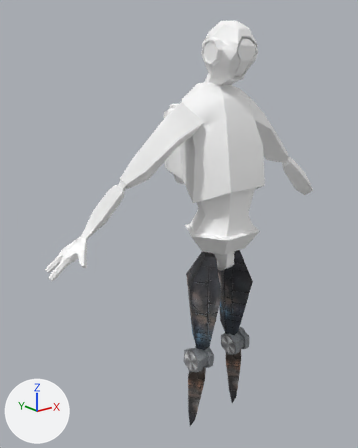
One commit to the FBX model Assets/Woody/full_robo.fbx: the scene before it, then after it.
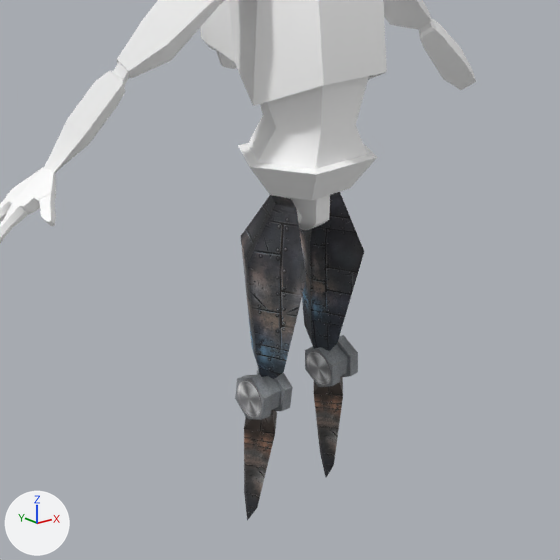
There are two pictures of each version: one whole from a camera (50 mm lens) standing at (-0.0594, -0.0623, 0.0684) and looking at (-0.0059, 0.0045, 0.0417), one close up on the part from 16% to 100% of the width and 33% to 100% of the height. The axes (+X, +Y, +Z) are drawn at lower left. The lights are the same throughout. Where no turn or scale is listed for an object, it has been applied to the vertices.

Before the edit, the objects in view are built like this:
```python
me_mesh_001 = bpy.data.meshes.new('Mesh.001')
me_mesh_001.from_pydata(...)  # 36 vertices, 32 faces; spans x -0.242..0.242, y -0.223..0.225, z -0.057..0.325
me_mesh_001.materials.append(mat_knee)  # picture img_knee_texture_png
me_mesh_003 = bpy.data.meshes.new('Mesh.003')
me_mesh_003.from_pydata(...)  # 16 vertices, 14 faces; spans x -0.0026..0.0031, y -0.0043..0.0056, z -0.0135..0.0061
me_mesh_003.materials.append(mat_lthigh)  # picture img_l_thigh_png
me_mesh_004 = bpy.data.meshes.new('Mesh.004')
me_mesh_004.from_pydata(...)  # 36 vertices, 32 faces; spans x -0.245..0.242, y -0.216..0.216, z -0.057..0.325
me_mesh_004.materials.append(mat_knee)  # picture img_knee_texture_png
ob_pcylinder3 = bpy.data.objects.new('pCylinder3', me_mesh_003)
ob_pcylinder3.location = (0.0037, -0.0008, 0.0308)
ob_pcylinder5 = bpy.data.objects.new('pCylinder5', me_mesh_001)
ob_pcylinder5.location = (0.0034, -0.0002, 0.016)
ob_pcylinder5.rotation_euler = (1.129, 1.432, 1.131)  # degrees (65, 82, 65)
ob_pcylinder5.scale = (0.01, 0.01, 0.01)
ob_pcylinder8 = bpy.data.objects.new('pCylinder8', me_mesh_004)
ob_pcylinder8.location = (-0.0064, -0.0003, 0.0162)
ob_pcylinder8.rotation_euler = (-2.025, -1.455, -1.119)  # degrees (-116, -83, -64)
ob_pcylinder8.scale = (0.01, 0.01, 0.01)
# also in view: 'pCylinder7' at (-0.0043, -0.0002, 0.027); 'pCylinder14' at (0.0051, 0.0005, 0.0072); 'pCylinder9' at (-0.0052, -0.0001, 0.0072); 'polySurface10' at (-0.0023, 0.0038, 0.0543)
```
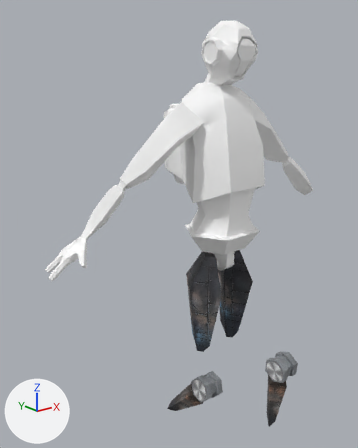
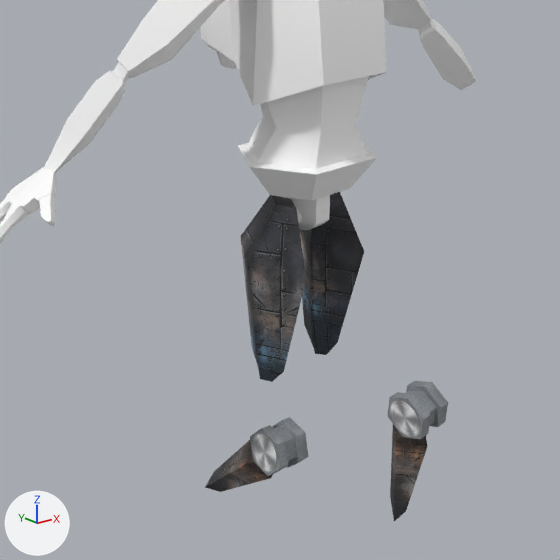
Pixel boxes [x1, y1, x2, y2] of what changed, in the close-ups (560 x 560 px):
'pCylinder8', moved, turned: before [235, 370, 293, 420]; after [250, 417, 309, 476]
'pCylinder5', moved, turned: before [305, 335, 358, 387]; after [388, 381, 448, 439]
'pCylinder14', moved, turned: before [314, 377, 343, 477]; after [390, 425, 427, 521]
'pCylinder9', moved, turned: before [244, 409, 277, 521]; after [205, 440, 273, 492]

What changed in the scene script:
```text
Change ob_pcylinder5:
    ob_pcylinder5.location: (0.0034, -0.0002, 0.016) -> (0.0037, -0.0119, 0.0158)
    ob_pcylinder5.rotation_euler: (1.129, 1.432, 1.131) -> (1.246, 1.327, 1.286)  # degrees (65, 82, 65) -> degrees (71, 76, 74)
Change ob_pcylinder8:
    ob_pcylinder8.location: (-0.0064, -0.0003, 0.0162) -> (-0.0068, -0.0033, 0.0117)
    ob_pcylinder8.rotation_euler: (-2.025, -1.455, -1.119) -> (-1.678, -0.781, -1.503)  # degrees (-116, -83, -64) -> degrees (-96, -45, -86)
```
